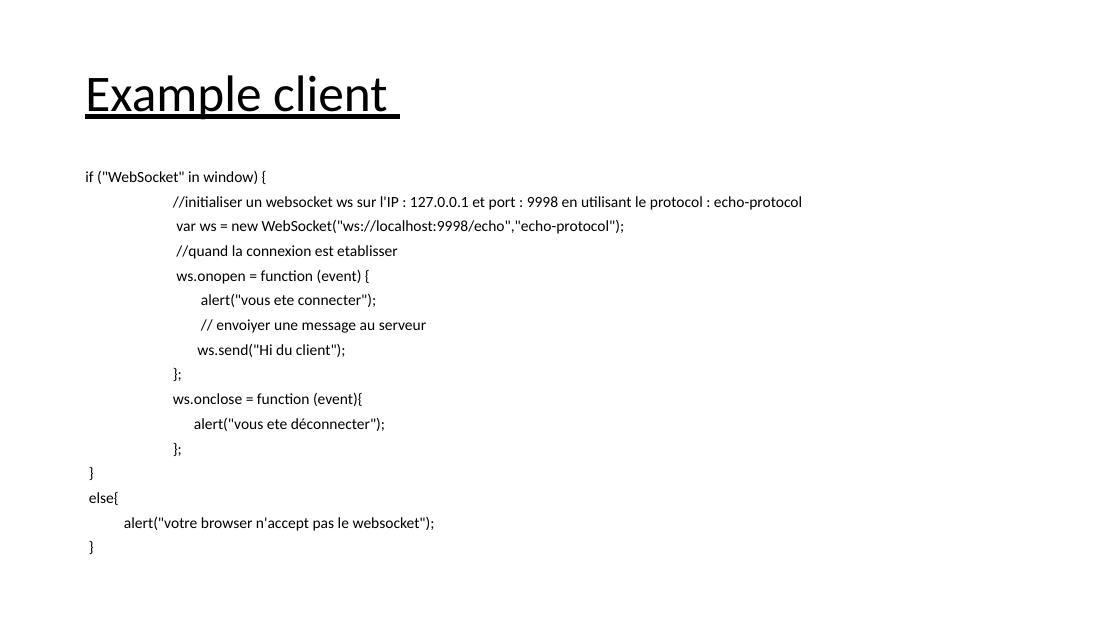
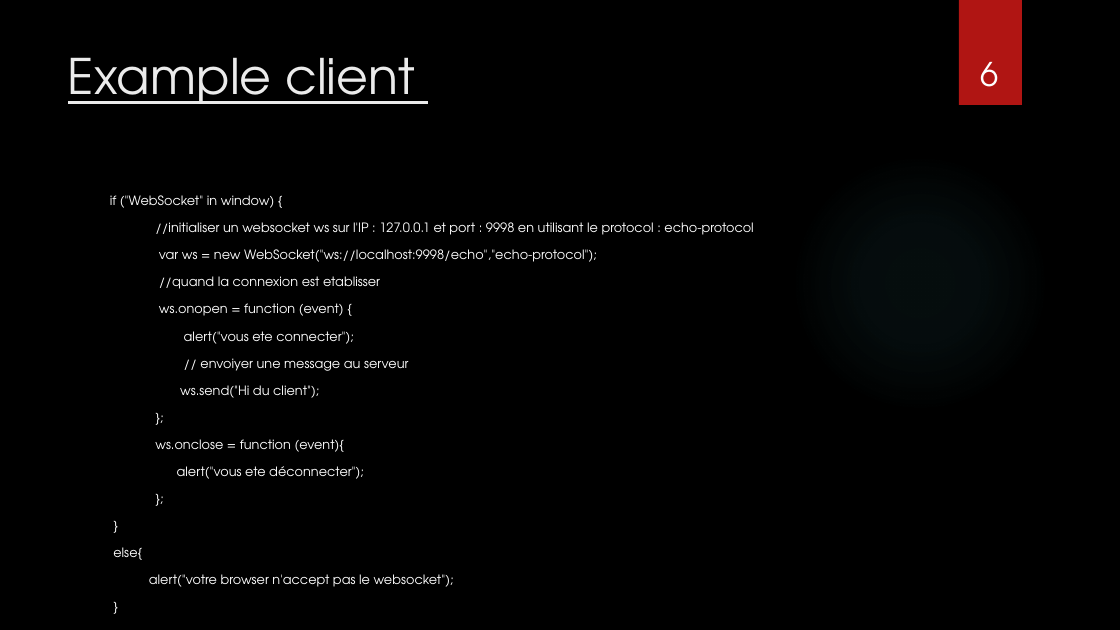
Before and after one commit to balamddine/NewHtml5, a slide deck: slide 6 of Websocket/Websocket.pptx. Drawn at 1120x630 pixels with LibreOffice and Linux fonts; fonts in the diff are those of the drawing; background and template pictures are left out. Boxes give left, top, right and bottom in pixels: in the first picture for what was removed or moved away, otherwise in the second. Text is boxed around its words. In the diff, an @@ line names an element or a change of style, - is before the commit and + after.

```diff
--- a/Websocket/Websocket.pptx
+++ b/Websocket/Websocket.pptx
@@ background #FFFFFF to picture (left out) @@
@@ rectangle added at [959,0,1022,105], fill #B01513 @@
@@ title "Example client": place and size @@
-title "Example client" at [85,75,387,120]
+title "Example client" at [68,57,415,104]
@@ title "Example client" at [68,57,415,104]: size 44 to 42 pt, font Calibri to TeX Gyre Adventor, text colour #000000 to #EBEBEB; line spacing 0.9 to 1; vertical alignment middle to top @@
@@ page number added at [980,62,998,87], 28 pt, text #FFFFFF @@
+6
@@ ellipse added at [791,154,1049,413], fill gradient #50B9C1 @@
@@ text "if ("WebSocket" in window) {": place and size @@
-text "if ("WebSocket" in window) {" at [85,171,802,531]
+text "if ("WebSocket" in window) {" at [110,195,753,587]
@@ text "if ("WebSocket" in window) {" at [110,195,753,587]: size 13.3 to 11 pt, font Calibri to TeX Gyre Adventor, text colour #000000 to #FFFFFF; line spacing 0.7 to 1 @@
```
Also in this commit, not shown: 11 other slides changed, 2 other files.
